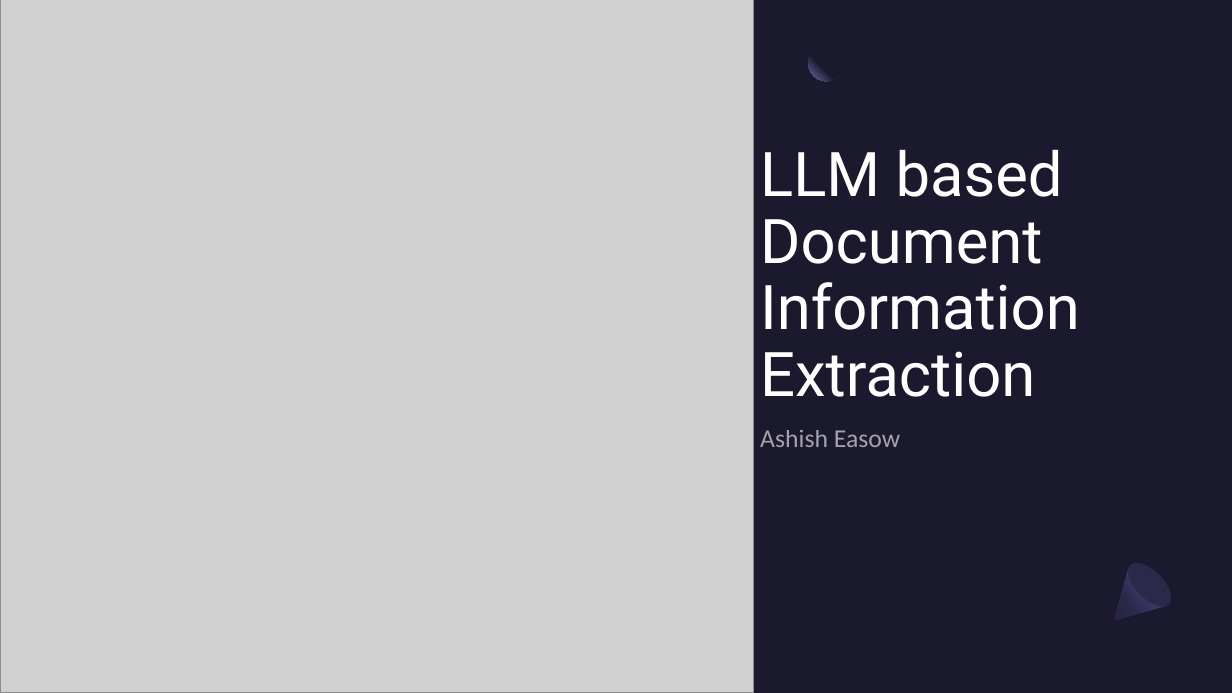
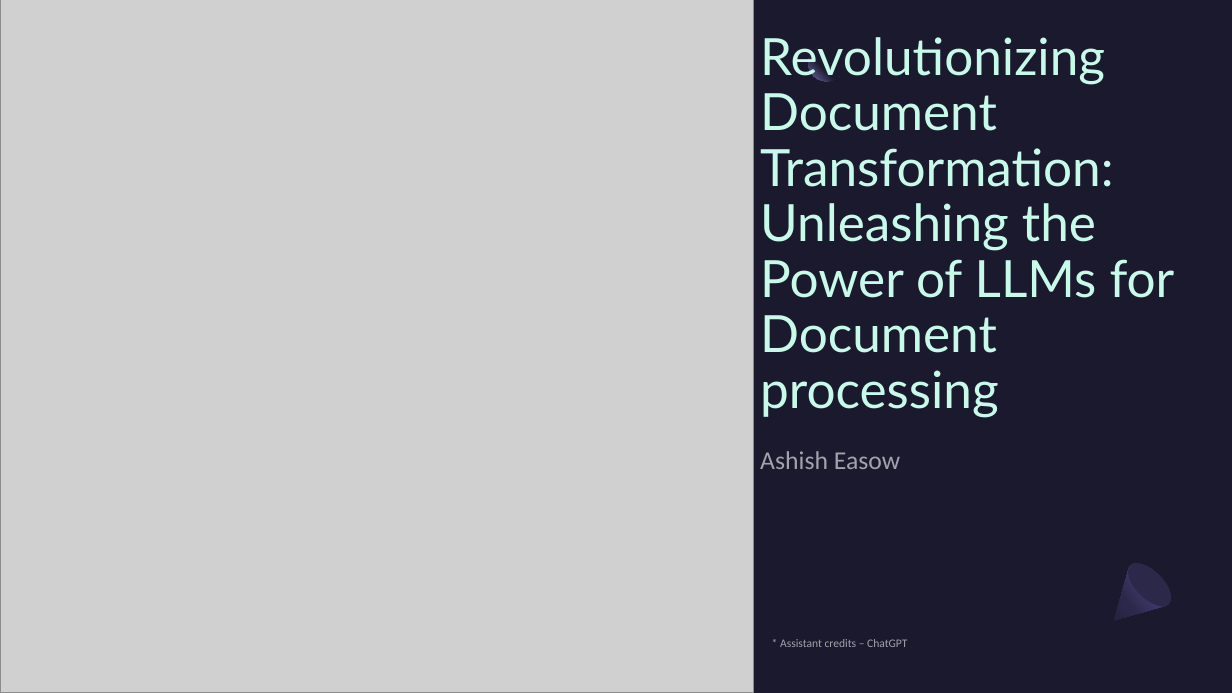
Before and after one commit to ashz30/LLMDocumentReading, a slide deck: slide 1 of Presentation/LLM based Document Information Extraction.pptx. Drawn at 1232x693 pixels with LibreOffice and Linux fonts; fonts in the diff are those of the drawing; grey boxes stand for pictures. Boxes give left, top, right and bottom in pixels: in the first picture for what was removed or moved away, otherwise in the second. Text is boxed around its words. In the diff, an @@ line names an element or a change of style, - is before the commit and + after.

```diff
--- a/Presentation/LLM based Document Information Extraction.pptx
+++ b/Presentation/LLM based Document Information Extraction.pptx
@@ title at (x1=760, y1=37, x2=1175, y2=417): text changed; size 48 to 40 pt; font Roboto to Lato; text colour #FFFFFF to #C8FAEA @@
-LLM based Document Information Extraction
+Revolutionizing Document Transformation: Unleashing the Power of LLMs for Document processing
@@ text "Ashish Easow" moved from (x1=760, y1=430, x2=900, y2=447) to (x1=760, y1=451, x2=900, y2=469) @@
@@ text added at (x1=780, y1=639, x2=907, y2=647), 9 pt, text #FFFFFF at 60% opacity @@
+* Assistant credits – ChatGPT
```
Also in this commit, not shown: 2 other slides changed.
